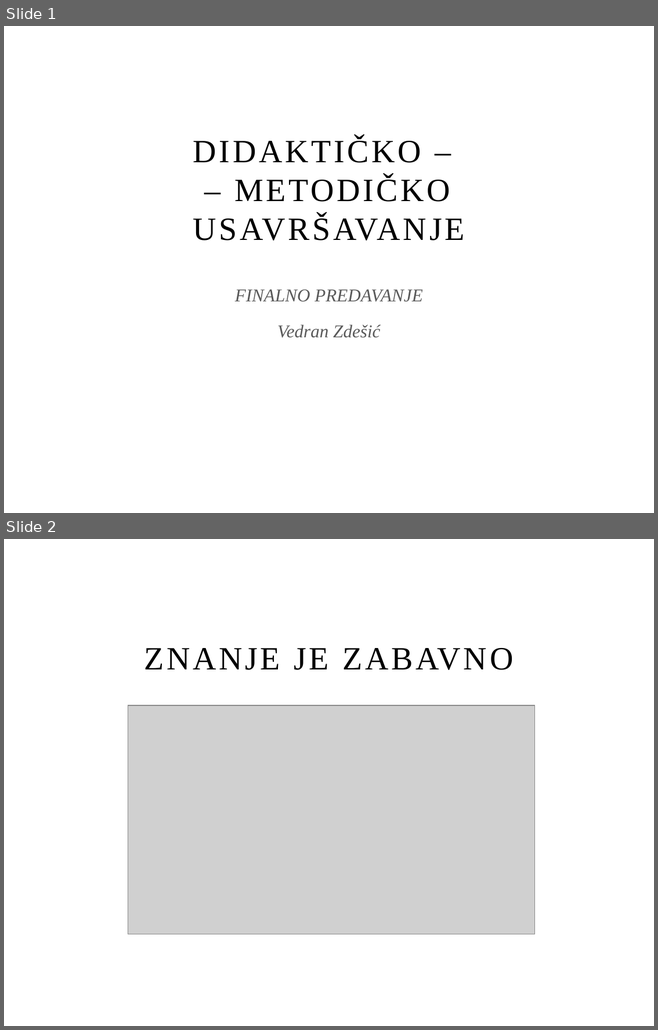
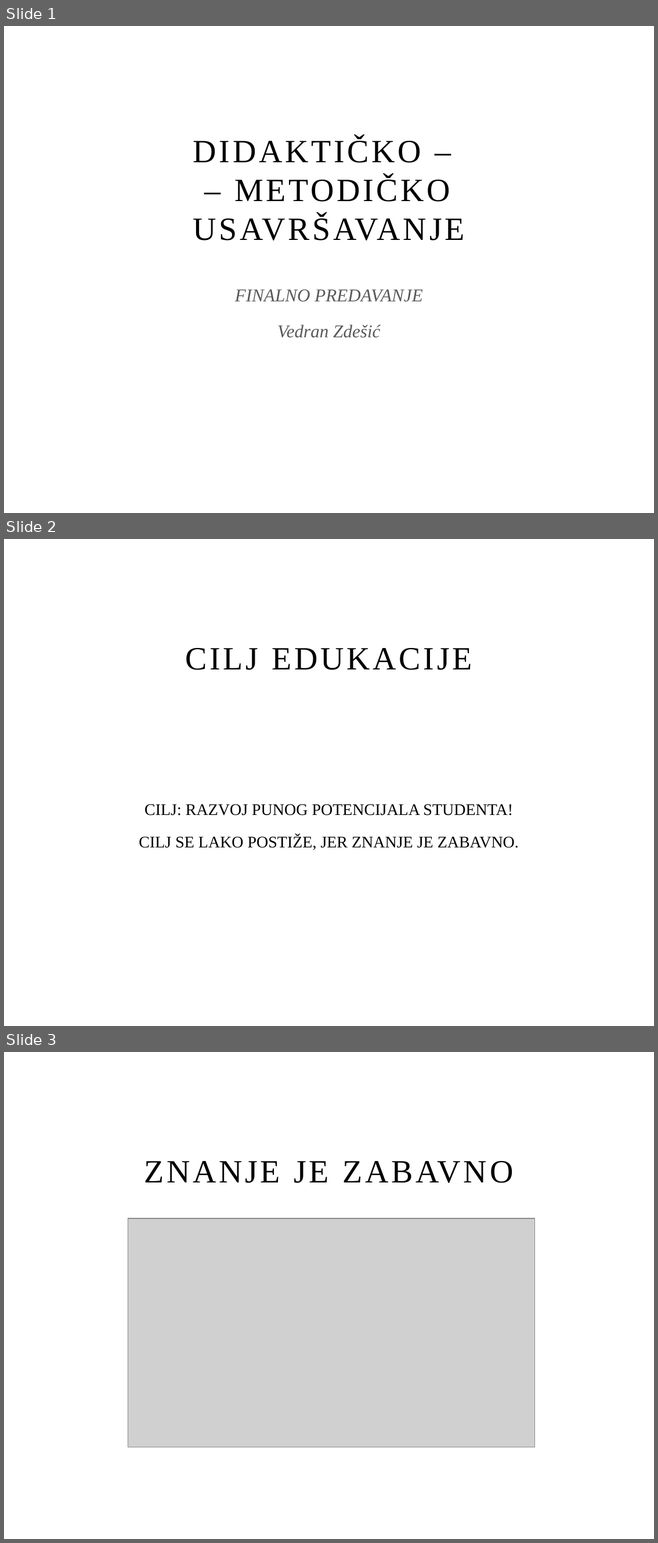
Before and after one commit to vzdesic/TheLecture, a slide deck: TheLecture.pptx. Shown one above the other, each under a label of ours: slides 1 and 2 before the commit, slides 1, 2 and 3 after it. The pictures are 658x1030 and 658x1543 pixels, drawn with LibreOffice and Linux fonts; fonts in the diff are those of the drawing; grey boxes stand for pictures; background and template pictures are left out. Boxes give left, top, right and bottom in pixels: in the first picture for what was removed or moved away, otherwise in the second. Text is boxed around its words. In the diff, an @@ line names an element or a change of style, - is before the commit and + after.

```diff
--- a/TheLecture.pptx
+++ b/TheLecture.pptx
@@ slide 2 added at box(4, 539, 654, 1026), background picture (left out) @@
@@ title added at box(186, 648, 472, 670), 36 pt, text #000000 @@
+CILJ EDUKACIJE
@@ text added at box(139, 804, 518, 850), 18 pt, text #000000 @@
+CILJ: RAZVOJ PUNOG POTENCIJALA STUDENTA!
+CILJ SE LAKO POSTIŽE, JER ZNANJE JE ZABAVNO.
@@ what was slide 2 is now slide 3 @@
```
Also in this commit, not shown: 2 slides changed, 1 slide removed.
